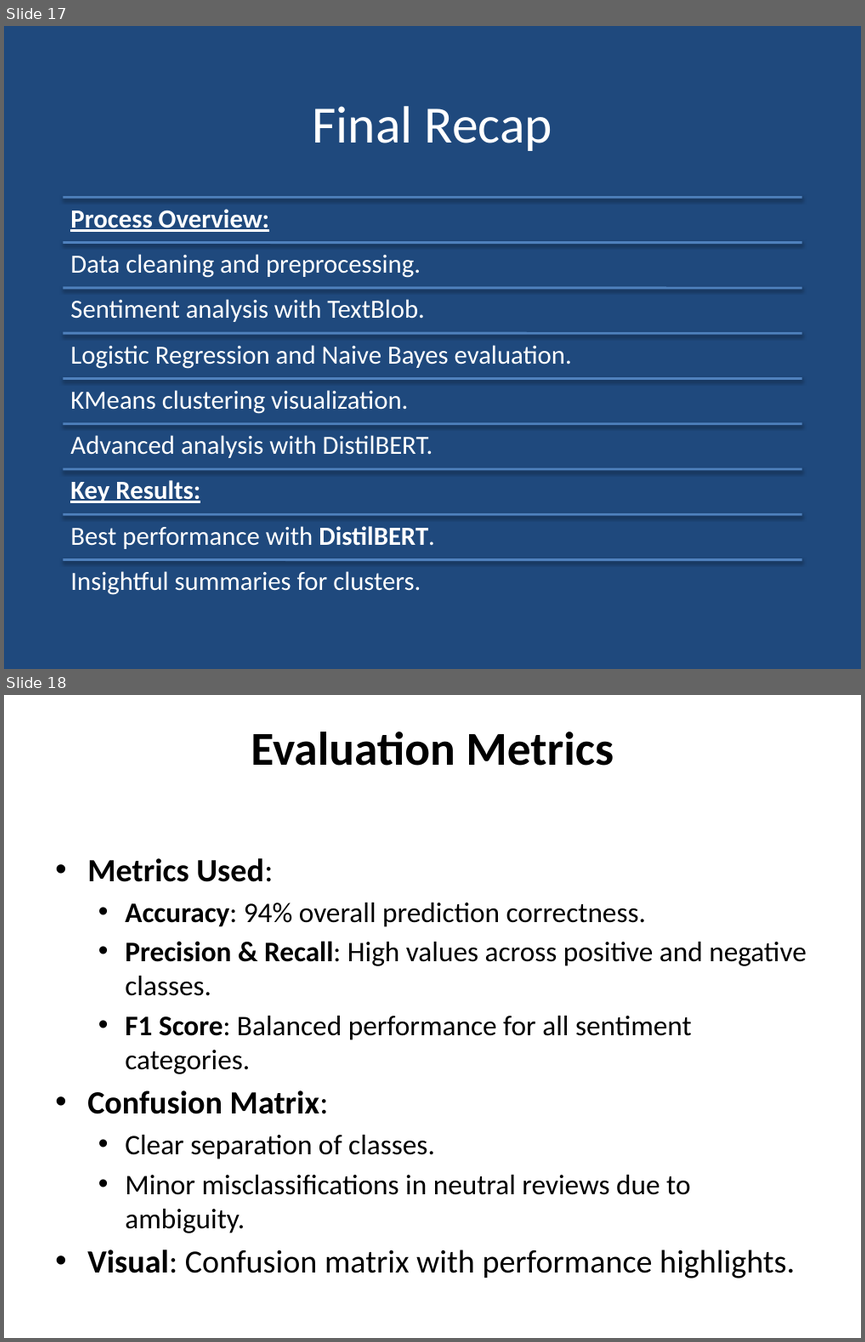
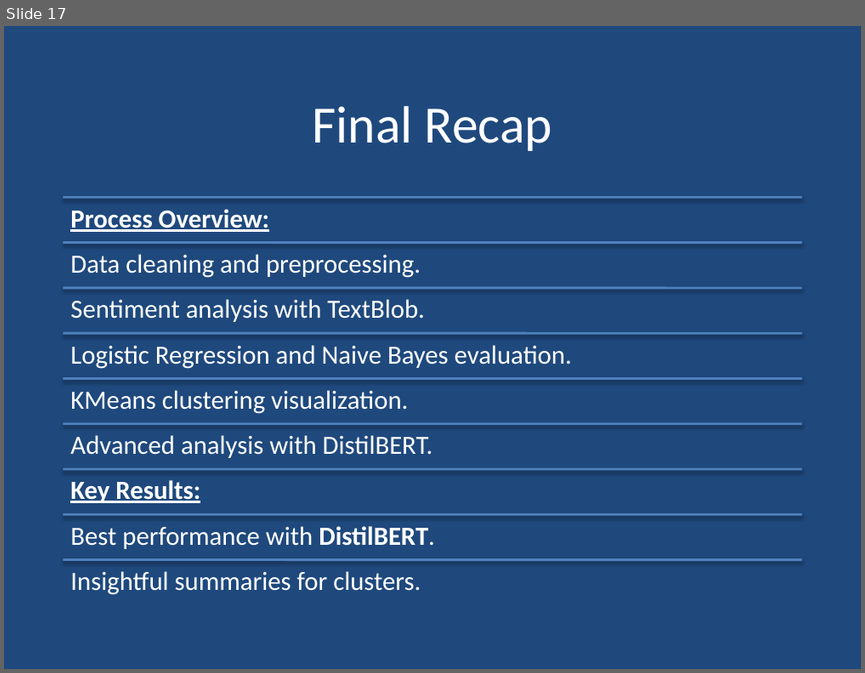
Before and after one commit to mehakhafeez/NLPprojectweek6, a slide deck: NLPProject3.pptx. Shown one above the other, each under a label of ours: slides 17 and 18 before the commit, slide 17 after it. The pictures are 865x1342 and 865x673 pixels, drawn with LibreOffice and Linux fonts; fonts in the diff are those of the drawing; background and template pictures are left out. Boxes give left, top, right and bottom in pixels: in the first picture for what was removed or moved away, otherwise in the second. Text is boxed around its words. In the diff, an @@ line names an element or a change of style, - is before the commit and + after.

```diff
--- a/NLPProject3.pptx
+++ b/NLPProject3.pptx
@@ slide 18 removed at [4,695,861,1338], background #FFFFFF @@
@@ title removed at [250,732,613,766] @@
-Evaluation Metrics
@@ text removed at [87,858,806,1278] @@
-• Metrics Used:
-  • Accuracy: 94% overall prediction correctness.
-  • Precision & Recall: High values across positive and negative classes.
-  • F1 Score: Balanced performance for all sentiment categories.
-• Confusion Matrix:
-  • Clear separation of classes.
-  • Minor misclassifications in neutral reviews due to ambiguity.
-• Visual: Confusion matrix with performance highlights.
```
Also in this commit, not shown: 5 slides changed, 1 other slide removed.
